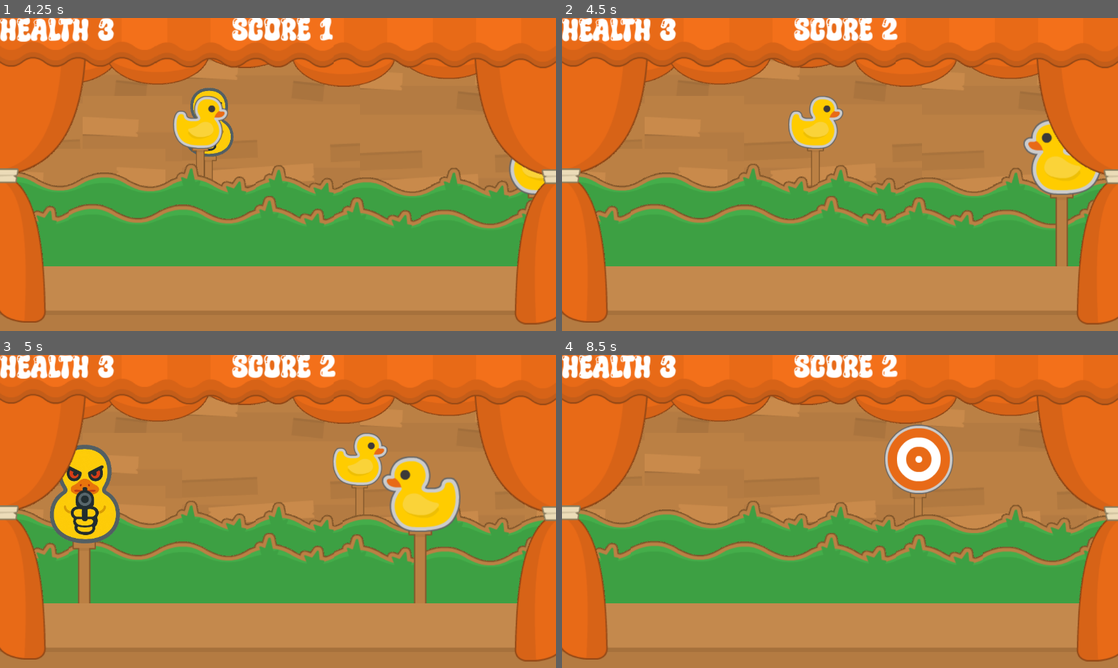
Above: before the commit, frames 1-4 (two rows, left to right).
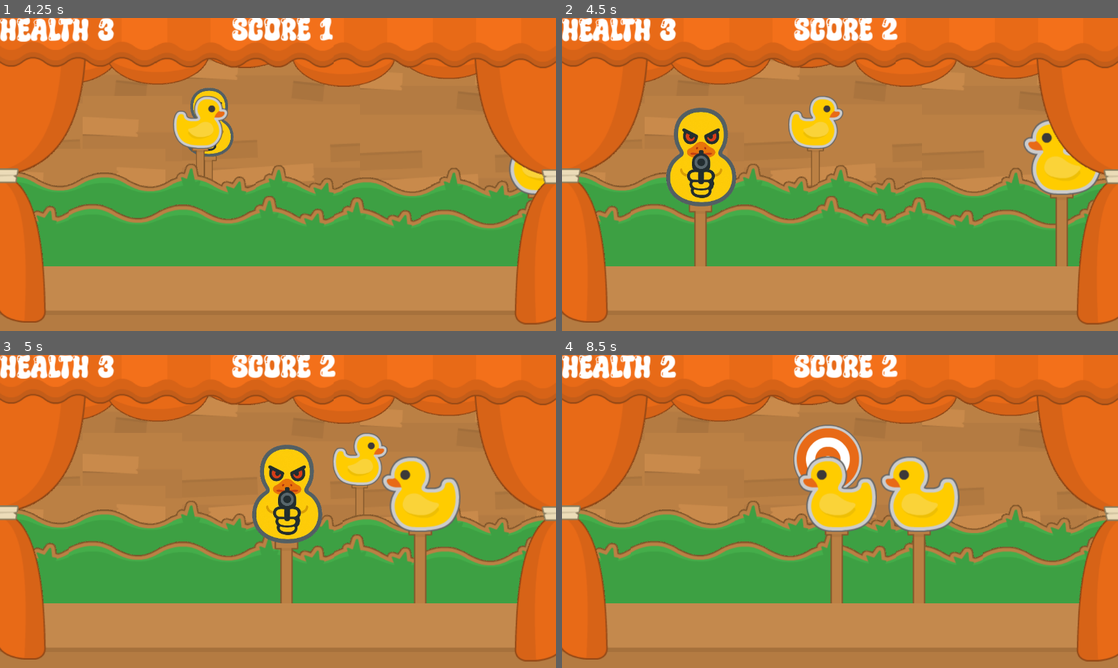
Above: after the commit, the same moments.

Repository: lordlolipop/DuckDuckHunt
Game: Godot game, scene res://Sences/main_menu.tscn
Same seed, same stepped clock (60 frames per second), same inputs: the game is played once before the commit and once after it. Sound files missing from this copy of the repository are replaced by a short silence.
Inputs (mouse positions are in pixels of both pictures, inside the frame that each line leads up to):
- Up to frame 1 (4.25 s): click "Start" at 0.5 s; tap Enter at 1.25 s; move the mouse to (400, 158) at 1.27 s; click (400, 158) at 1.42 s; move the mouse to (116, 121) at 2.02 s; click (116, 121) at 2.17 s; move the mouse to (333, 105) at 2.77 s; click (333, 105) at 2.92 s; move the mouse to (250, 237) at 3.52 s; click (250, 237) at 3.67 s
- Up to frame 2 (4.5 s): move the mouse to (762, 121) at 4.27 s; click (762, 121) at 4.42 s
- Up to frame 3 (5 s): no input
- Up to frame 4 (8.5 s): move the mouse to (984, 492) at 5.02 s; click (984, 492) at 5.17 s; move the mouse to (867, 492) at 5.77 s; click (867, 492) at 5.92 s; move the mouse to (756, 433) at 6.52 s; click (756, 433) at 6.67 s; move the mouse to (962, 495) at 7.27 s; click (962, 495) at 7.42 s; move the mouse to (1056, 458) at 8.02 s; click (1056, 458) at 8.17 s

Frame 1 is identical in both runs. In frame 2, 3.5% of the frame differs, in the area x 18-32%, y 28-80%; in frame 3, 6.8%; in frame 4, 8.7%, in the area x 17-72%, y 0-80%.

Commit message:
v0.5
SFX + OST + TTK bug fix

Diff:
--- a/Sences/Main_level/main_level.gd
+++ b/Sences/Main_level/main_level.gd
@@ -1,4 +1,8 @@
 extends Node2D
+
+
+
+@onready var audio_stream_player: AudioStreamPlayer = $AudioStreamPlayer
 
 
 func _ready() -> void:
@@ -8,3 +12,7 @@
 func _process(delta: float) -> void:
 	if Global.health <= 0:
 		get_tree().change_scene_to_file("res://Sences/main_menu.tscn")
+
+
+func _on_audio_stream_player_finished() -> void:
+	audio_stream_player.play()
--- a/Sences/Main_level/main_level.tscn
+++ b/Sences/Main_level/main_level.tscn
@@ -12,6 +12,7 @@
 [ext_resource type="Texture2D" uid="uid://deuwydtwbwmtb" path="res://Assets/PNG/Stall/curtain_straight.png" id="7_mb21o"]
 [ext_resource type="Theme" uid="uid://rojwetiqfdcx" path="res://new_theme.tres" id="10_mcwy2"]
 [ext_resource type="Texture2D" uid="uid://c6pwu1h0sfpjb" path="res://Assets/PNG/Stall/curtain_rope.png" id="11_4yvw5"]
+[ext_resource type="AudioStream" uid="uid://bpdw2gr2aab36" path="res://Assets/Sound/Whimsy Run.mp3" id="13_y1o52"]
 
 [node name="Main_level" type="Node2D"]
 script = ExtResource("1_y1o52")
@@ -238,3 +239,10 @@
 text = "Health
 "
 script = ExtResource("3_5q0sq")
+
+[node name="AudioStreamPlayer" type="AudioStreamPlayer" parent="."]
+stream = ExtResource("13_y1o52")
+volume_db = -8.0
+autoplay = true
+
+[connection signal="finished" from="AudioStreamPlayer" to="." method="_on_audio_stream_player_finished"]
--- a/Sences/Targets/targets.gd
+++ b/Sences/Targets/targets.gd
@@ -5,14 +5,24 @@
 
 @export var minimum_speed: int = 100
 @export var maximum_speed: int = 500
+
+
+
+@onready var sfx_manager: AudioStreamPlayer = $sfx_manager
 @onready var sprite_2d: Sprite2D = $Sprite2D
 @onready var BadDuckTimer: Timer = $BadDuckTimer
 @onready var ttk_timer: Timer = $TTKTimer
 @onready var shoot_mark: Sprite2D = $ShootMark
 
 
+var sfx:= [
+preload("res://Assets/Sound/SFX/gun-shot-1-7069.mp3"),
+preload("res://Assets/Sound/SFX/duck-quacking-37392.mp3"),
+preload("res://Assets/Sound/SFX/duck-quack-112941.mp3")
+]
 
-var sprites: = [preload("res://Assets/PNG/Objects/target_red3_outline.png"),
+var sprites: = [
+preload("res://Assets/PNG/Objects/target_red3_outline.png"),
 preload("res://Assets/PNG/Objects/duck_outline_yellow.png"),
 preload("res://Assets/PNG/Objects/bad_duck.png")
 ]
@@ -21,7 +31,7 @@
 var speed = randi_range(minimum_speed, maximum_speed)
 var score_value: int
 var damege:= 1
-
+var alive: bool = true
 
 
 func _ready() -> void:
@@ -46,7 +56,7 @@
 		3:
 			$Sprite2D.texture = sprites[1]
 			BadDuckTimer.one_shot = true
-			BadDuckTimer.wait_time = randf_range(0.7, 4)
+			BadDuckTimer.wait_time = randf_range(3, 6)
 			BadDuckTimer.start()
 			var stike = get_node("StickWoodFixedOutline")
 			stike.position.y += -20
@@ -70,11 +80,27 @@
 	)
 
 	if event_is_mouse_click:
-		if target_type == 1:
+		sfx_manager.stream = sfx[0]
+		sfx_manager.play()
+
+		if target_type == 1 or target_type == 3 and BadDuckTimer.time_left > 0.1:
 			Global.health -= damege
 			print("dmg on hiting duck")
+			sfx_manager.stream = sfx[1]
+			sfx_manager.volume_db = 10
+			sfx_manager.play()
+			if ttk_timer:
+				ttk_timer.stop()
+
+		Global.score += score_value
+		alive = false
+		visible = false
+		await get_tree().create_timer(3).timeout
+		sfx_manager.volume_db = -15
 		queue_free()
-		Global.score += score_value
+
+
+
 
 
 
@@ -96,11 +122,17 @@
 
 
 func _on_bad_duck_timer_timeout() -> void:
+
 	sprite_2d.texture = sprites[2]
 	sprite_2d.scale = Vector2(0.31, 0.31)
 	ttk_timer.start(randf_range(1, 3))
 	print("TTK TIMER STARTED")
 	shoot_mark.visible = true
+	sfx_manager.stream = sfx[2]
+	sfx_manager.volume_db = 30
+	sfx_manager.play()
+	sfx_manager.volume_db = -8
+
 	var tween = create_tween()
 	var original_scale = sprite_2d.scale
 	tween.tween_property(sprite_2d, "scale", Vector2(1.2,1.2), 0.1)
@@ -115,6 +147,14 @@
 
 
 func _on_ttk_timer_timeout() -> void:
+	if alive:
 		Global.health -= damege
+
+		sfx_manager.stream = sfx[0]
+		sfx_manager.play()
+		await get_tree().create_timer(1).timeout
 		queue_free()
 		print("dmg")
+
+	else:
+		ttk_timer.stop()
--- a/Sences/Targets/targets.tscn
+++ b/Sences/Targets/targets.tscn
@@ -1,9 +1,10 @@
-[gd_scene load_steps=6 format=3 uid="uid://beei5hfmy1wrw"]
+[gd_scene load_steps=7 format=3 uid="uid://beei5hfmy1wrw"]
 
 [ext_resource type="Script" uid="uid://cu81u36516mj7" path="res://Sences/Targets/targets.gd" id="1_l8c2i"]
 [ext_resource type="Texture2D" uid="uid://bdxigmte87ea8" path="res://Assets/PNG/Objects/stick_wood_outline.png" id="2_xm0lx"]
 [ext_resource type="Texture2D" uid="uid://cojlv86n2kemb" path="res://Assets/PNG/Objects/target_red3_outline.png" id="3_xm0lx"]
 [ext_resource type="Texture2D" uid="uid://qhnmp0hxdj2g" path="res://Assets/PNG/HUD/crosshair_red_small.png" id="4_4cba4"]
+[ext_resource type="AudioStream" uid="uid://cjv7sx0n7cw1w" path="res://Assets/Sound/SFX/gun-shot-1-7069.mp3" id="5_eew7j"]
 
 [sub_resource type="CircleShape2D" id="CircleShape2D_a525t"]
 radius = 72.0278
@@ -35,5 +36,11 @@
 scale = Vector2(2.64286, 2.64286)
 texture = ExtResource("4_4cba4")
 
+[node name="AudioStreamPlayer2D" type="AudioStreamPlayer2D" parent="."]
+
+[node name="sfx_manager" type="AudioStreamPlayer" parent="."]
+stream = ExtResource("5_eew7j")
+volume_db = -15.0
+
 [connection signal="timeout" from="BadDuckTimer" to="." method="_on_bad_duck_timer_timeout"]
 [connection signal="timeout" from="TTKTimer" to="." method="_on_ttk_timer_timeout"]
--- a/Sences/main_menu.tscn
+++ b/Sences/main_menu.tscn
@@ -1,8 +1,9 @@
-[gd_scene load_steps=4 format=3 uid="uid://dyvvw7sk4bn4"]
+[gd_scene load_steps=5 format=3 uid="uid://dyvvw7sk4bn4"]
 
 [ext_resource type="Script" uid="uid://cqp4okbt6h2yh" path="res://main_menu.gd" id="1_4w6gm"]
 [ext_resource type="Theme" uid="uid://rojwetiqfdcx" path="res://new_theme.tres" id="2_t6tsa"]
 [ext_resource type="Texture2D" uid="uid://bw22yhw5wfoo8" path="res://Assets/PNG/Stall/bg_blue.png" id="3_t6tsa"]
+[ext_resource type="AudioStream" uid="uid://ddmhhm4lt2ip8" path="res://Assets/Sound/Bubble Pop Dance.mp3" id="4_l501a"]
 
 [node name="MainMenu" type="Control"]
 layout_mode = 3
@@ -89,8 +90,15 @@
 size_flags_vertical = 4
 text = "Exit"
 
+[node name="AudioStreamPlayer" type="AudioStreamPlayer" parent="."]
+stream = ExtResource("4_l501a")
+volume_db = -9.0
+pitch_scale = 0.69
+autoplay = true
+
+[connection signal="pressed" from="MarginContainer/VBoxContainer/Start" to="." method="_on_start_pressed"]
 [connection signal="pressed" from="MarginContainer/VBoxContainer/Start" to="." method="_on_button_pressed"]
-[connection signal="pressed" from="MarginContainer/VBoxContainer/Start" to="." method="_on_start_pressed"]
 [connection signal="pressed" from="MarginContainer/VBoxContainer/Tutorial" to="." method="_on_button_pressed"]
+[connection signal="pressed" from="MarginContainer/VBoxContainer/Exit" to="." method="_on_exit_pressed"]
 [connection signal="pressed" from="MarginContainer/VBoxContainer/Exit" to="." method="_on_button_pressed"]
-[connection signal="pressed" from="MarginContainer/VBoxContainer/Exit" to="." method="_on_exit_pressed"]
+[connection signal="finished" from="AudioStreamPlayer" to="." method="_on_audio_stream_player_finished"]
--- a/Sences/target_spawner.gd
+++ b/Sences/target_spawner.gd
@@ -15,7 +15,7 @@
 func spawn_targets():
 	if get_child_count() >= max_spawn_count:
 		return
-	timer.wait_time = randf_range(minimum_time_to_spawn, 3)
+	timer.wait_time = randf_range(minimum_time_to_spawn, 2)
 
 	var target_instance = targets.instantiate()
 	add_child(target_instance)
@@ -33,7 +33,7 @@
 func _on_timer_timeout() -> void:
 	spawn_targets()
 
-
+# TTS = Time to spawn
 func _on_tts_timer_timeout() -> void:
 	minimum_time_to_spawn -= 0.1
 	max_spawn_count += 1
--- a/Sences/target_spawner.tscn
+++ b/Sences/target_spawner.tscn
@@ -10,7 +10,7 @@
 autostart = true
 
 [node name="TTS_Timer" type="Timer" parent="."]
-wait_time = 15.0
+wait_time = 7.0
 autostart = true
 
 [connection signal="timeout" from="Timer" to="." method="_on_timer_timeout"]
--- a/main_menu.gd
+++ b/main_menu.gd
@@ -1,5 +1,6 @@
 extends Control
 
+@onready var audio_stream_player: AudioStreamPlayer = $AudioStreamPlayer
 
 
 
@@ -8,3 +9,7 @@
 
 func _on_exit_pressed() -> void:
 	get_tree().quit()
+
+
+func _on_audio_stream_player_finished() -> void:
+	audio_stream_player.start()
Not shown, added: Assets/Sound/SFX/gun-shot-1-7069.mp3.import
Not shown: 1 places in Sences/Main_level/main_level.tscn that only renumber resources
Not shown: 1 places in TEST.tscn that only renumber resources
Not shown, added: Assets/Sound/SFX/gun-shot-1-7069.mp3
